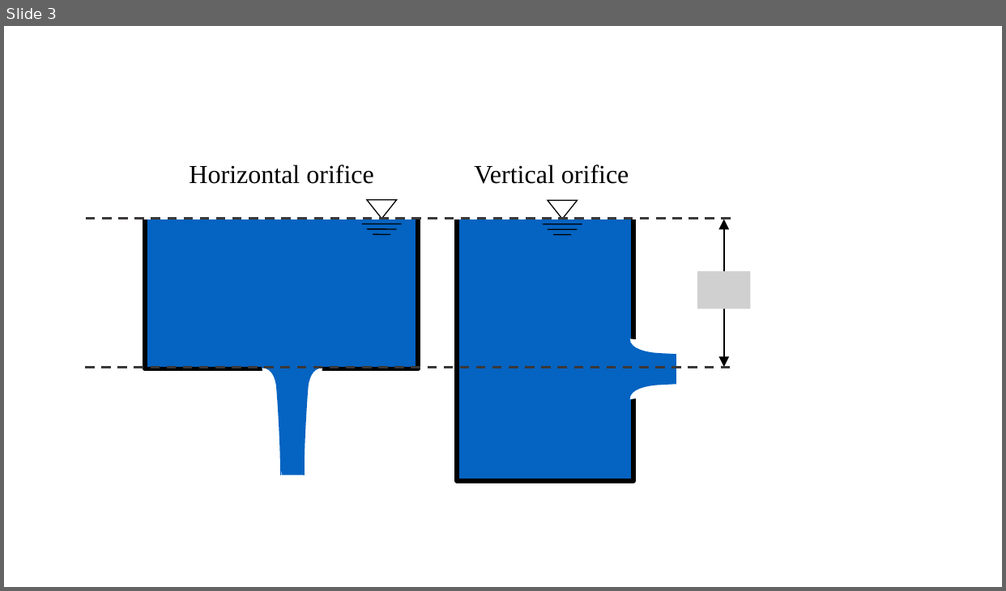
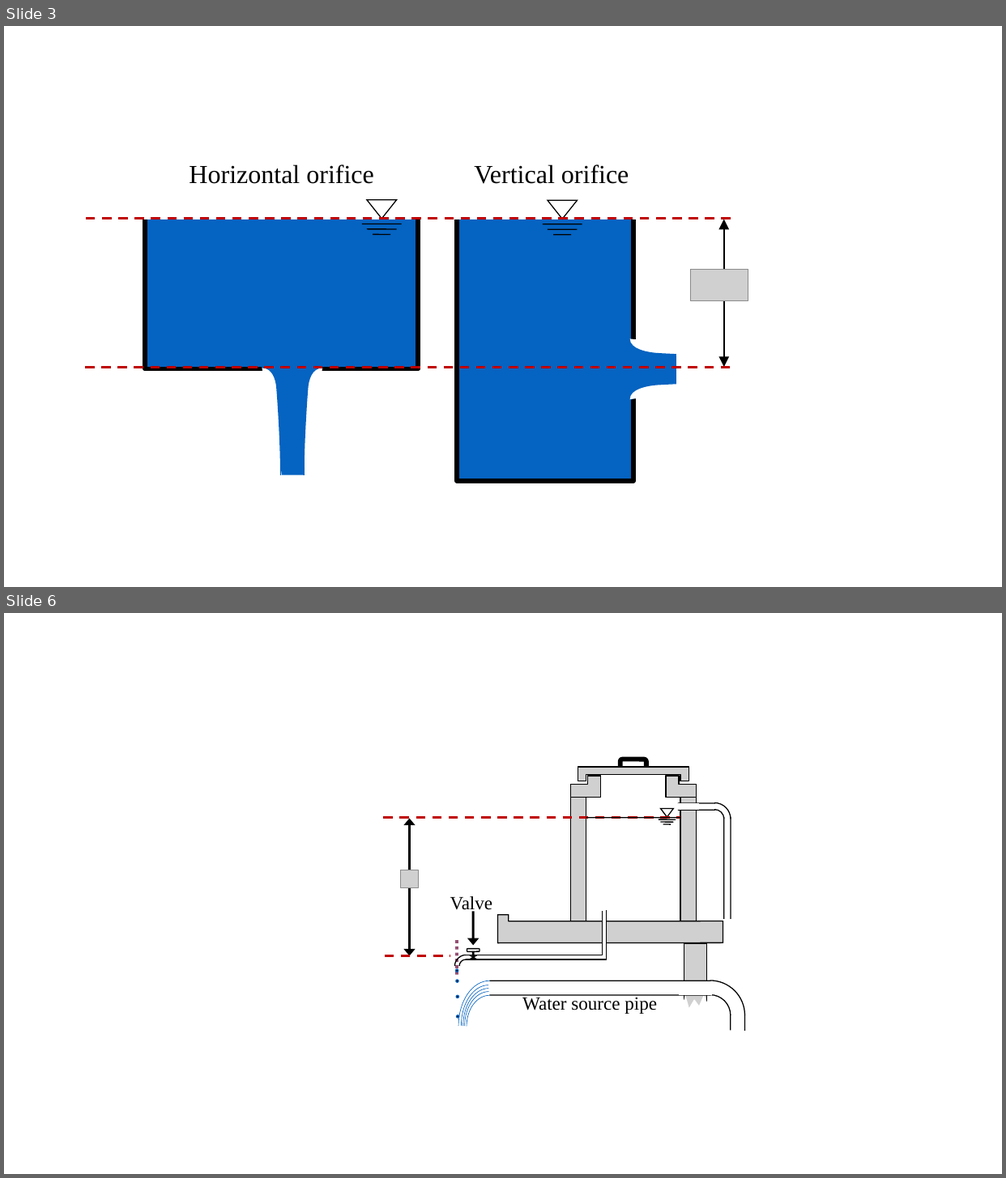
Before and after one commit to CEE-4540/python-tutorial-juandirection, a slide deck: AguaClara Water Treatment Plant Design/Summary Sheets/Diagrams.pptx. Shown one above the other, each under a label of ours: slide 3 before the commit, slides 3 and 6 after it; the slides between them are not shown. The pictures are 1006x591 and 1006x1178 pixels, drawn with LibreOffice and Linux fonts; fonts in the diff are those of the drawing; grey boxes stand for pictures. Boxes give left, top, right and bottom in pixels: in the first picture for what was removed or moved away, otherwise in the second. Text is boxed around its words. In the diff, an @@ line names an element or a change of style, - is before the commit and + after.

```diff
--- a/AguaClara Water Treatment Plant Design/Summary Sheets/Diagrams.pptx
+++ b/AguaClara Water Treatment Plant Design/Summary Sheets/Diagrams.pptx
@@ slide 6 added at [4, 613, 1002, 1174], background #FFFFFF @@
@@ group added at [384, 759, 745, 1031]: 18 lines, 14 freeform shapes, 8 pictures, 4 ellipses, 3 rectangles, 2 rounded rectangles, 1 double arrow, 1 triangle @@
@@ text added at [450, 897, 493, 914], 18 pt, text #000000 @@
+Valve
@@ arrow added from (473, 912) to (473, 945), #000000 2.25 pt @@
@@ text added at [522, 995, 657, 1014], 18 pt, text #000000 @@
+Water source pipe
@@ slide 3 changed as well @@
@@ line (86, 219) - (737, 219): stroke #3B3838 2.25 pt dashed to #C00000 2.25 pt dashed @@
@@ picture: place and size @@
-picture at [698, 271, 751, 309]
+picture at [691, 270, 748, 301]
@@ line (85, 367) - (736, 367): stroke #3B3838 2.25 pt dashed to #C00000 2.25 pt dashed @@
```
Also in this commit, not shown: 4 other slides changed, 9 other files.
